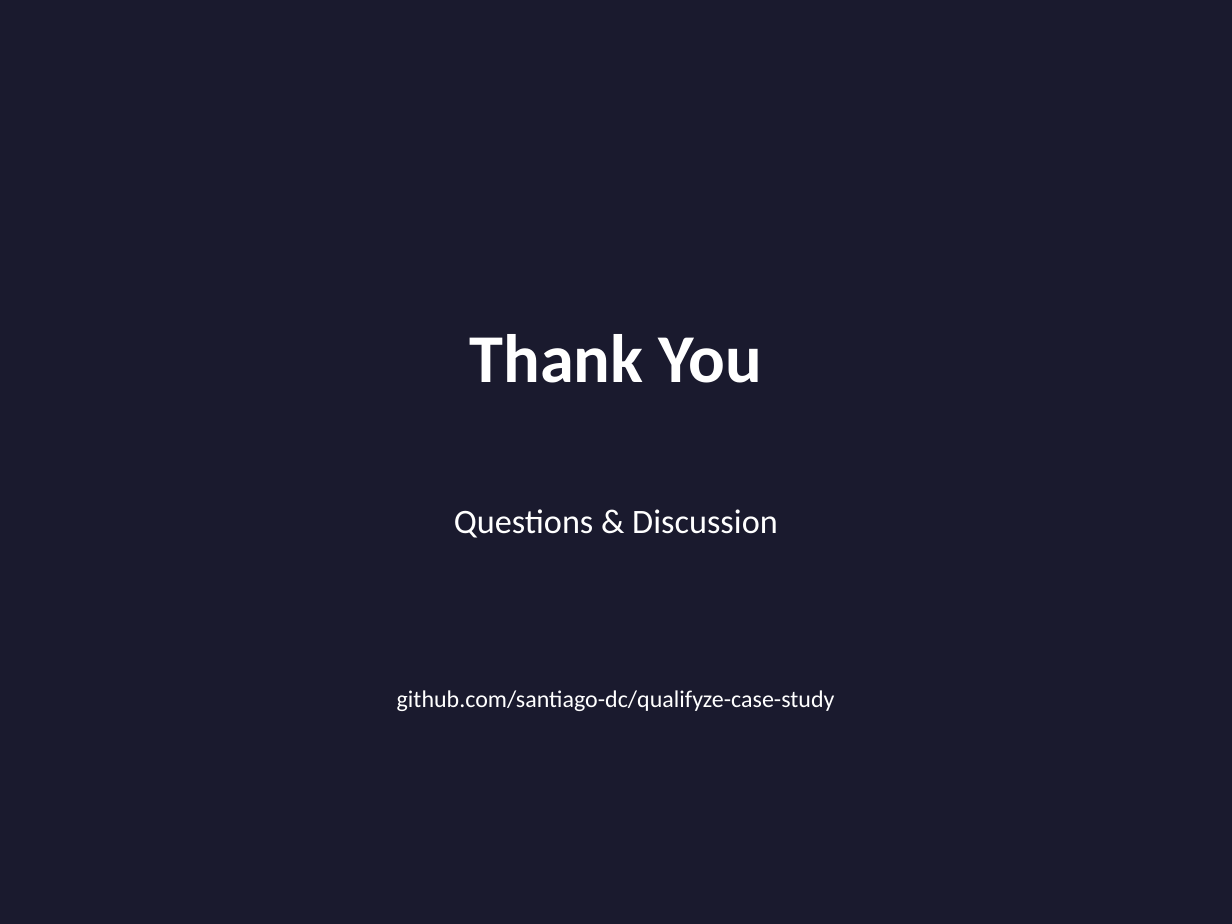
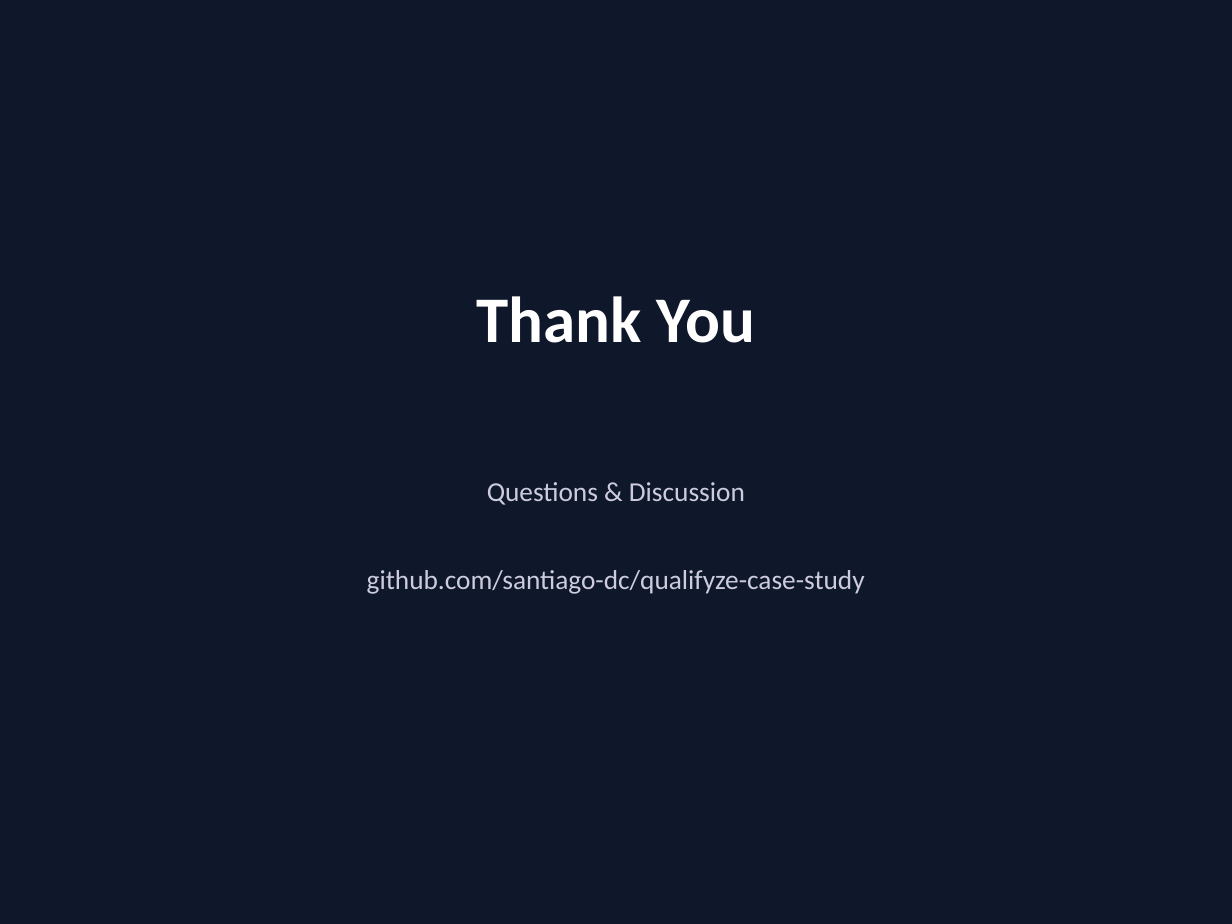
Before and after one commit to santiago-dc/qualifyze-case-study, a slide deck: slide 18 of reports/presentation.pptx (slide 15 before the commit). Drawn at 1232x924 pixels with LibreOffice and Linux fonts; fonts in the diff are those of the drawing. Boxes give left, top, right and bottom in pixels: in the first picture for what was removed or moved away, otherwise in the second. Text is boxed around its words. In the diff, an @@ line names an element or a change of style, - is before the commit and + after.

Commit message:
Update docs and improve presentation design (#3)

```diff
--- a/reports/presentation.pptx
+++ b/reports/presentation.pptx
@@ background #1A1A2E to #0F172A @@
@@ text "Thank You": place and size @@
-text "Thank You" at [470,334,762,383]
+text "Thank You" at [477,296,755,343]
@@ text "Thank You" at [477,296,755,343]: size 40 to 38 pt; more space between paragraphs @@
@@ text "Questions & Discussion": place and size @@
-text "Questions & Discussion" at [397,690,835,711]
+text "Questions & Discussion" at [367,482,865,594]
@@ text removed at [454,509,778,538] @@
-Questions & Discussion
@@ text at [487,482,745,505]: paragraph added @@
+Questions & Discussion
@@ text at [367,570,865,594]: size 14 to 16 pt, text colour #FFFFFF to #CCCCDD in "github.com/santiago-dc/qualifyze-case-study"; more space between paragraphs @@
```
Also in this commit, not shown: 4 other slides changed, 13 slides added, 10 slides removed, 3 other files.
